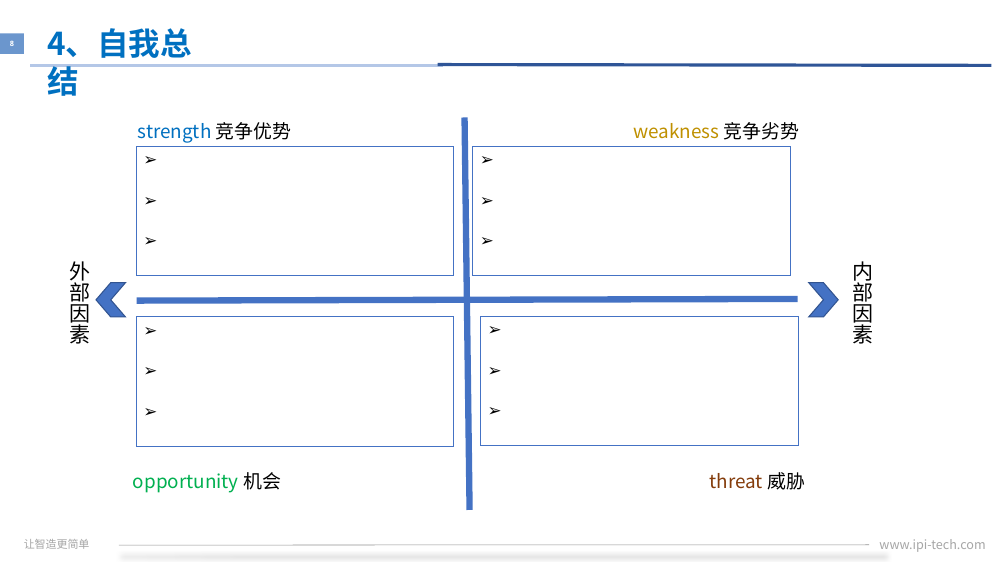
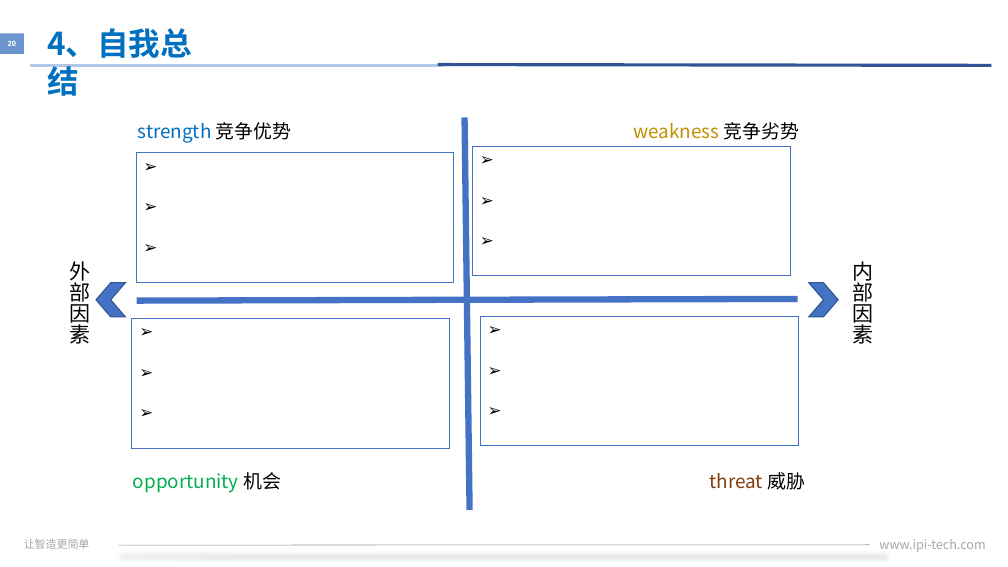
Before and after one commit to xiaozixiang/DocMent, a slide deck: slide 20 of IPI-HR-30-07A转正述职报告.pptx (slide 8 before the commit). Drawn at 1008x567 pixels with LibreOffice and Linux fonts; fonts in the diff are those of the drawing; background and template pictures are left out. Boxes give left, top, right and bottom in pixels: in the first picture for what was removed or moved away, otherwise in the second. Text is boxed around its words. In the diff, an @@ line names an element or a change of style, - is before the commit and + after.

```diff
--- a/IPI-HR-30-07A转正述职报告.pptx
+++ b/IPI-HR-30-07A转正述职报告.pptx
@@ page number at (x1=8, y1=41, x2=16, y2=46): text changed @@
-8
+20
@@ rectangle moved from (x1=136, y1=146, x2=454, y2=276) to (x1=136, y1=153, x2=454, y2=283) @@
@@ rectangle moved from (x1=136, y1=317, x2=454, y2=447) to (x1=132, y1=318, x2=451, y2=448) @@
```
Also in this commit, not shown: 2 other slides changed, 12 slides added.
